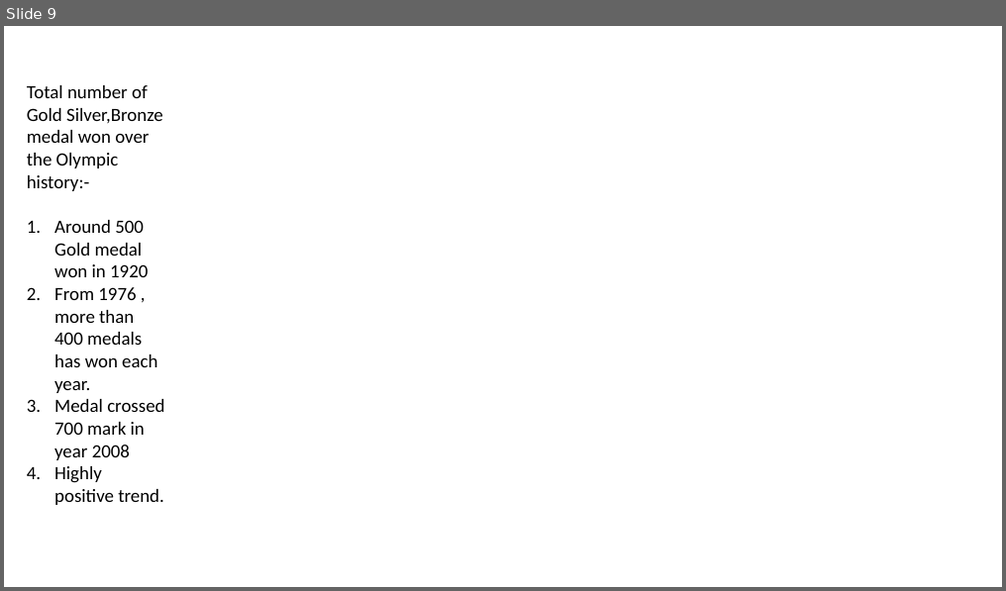
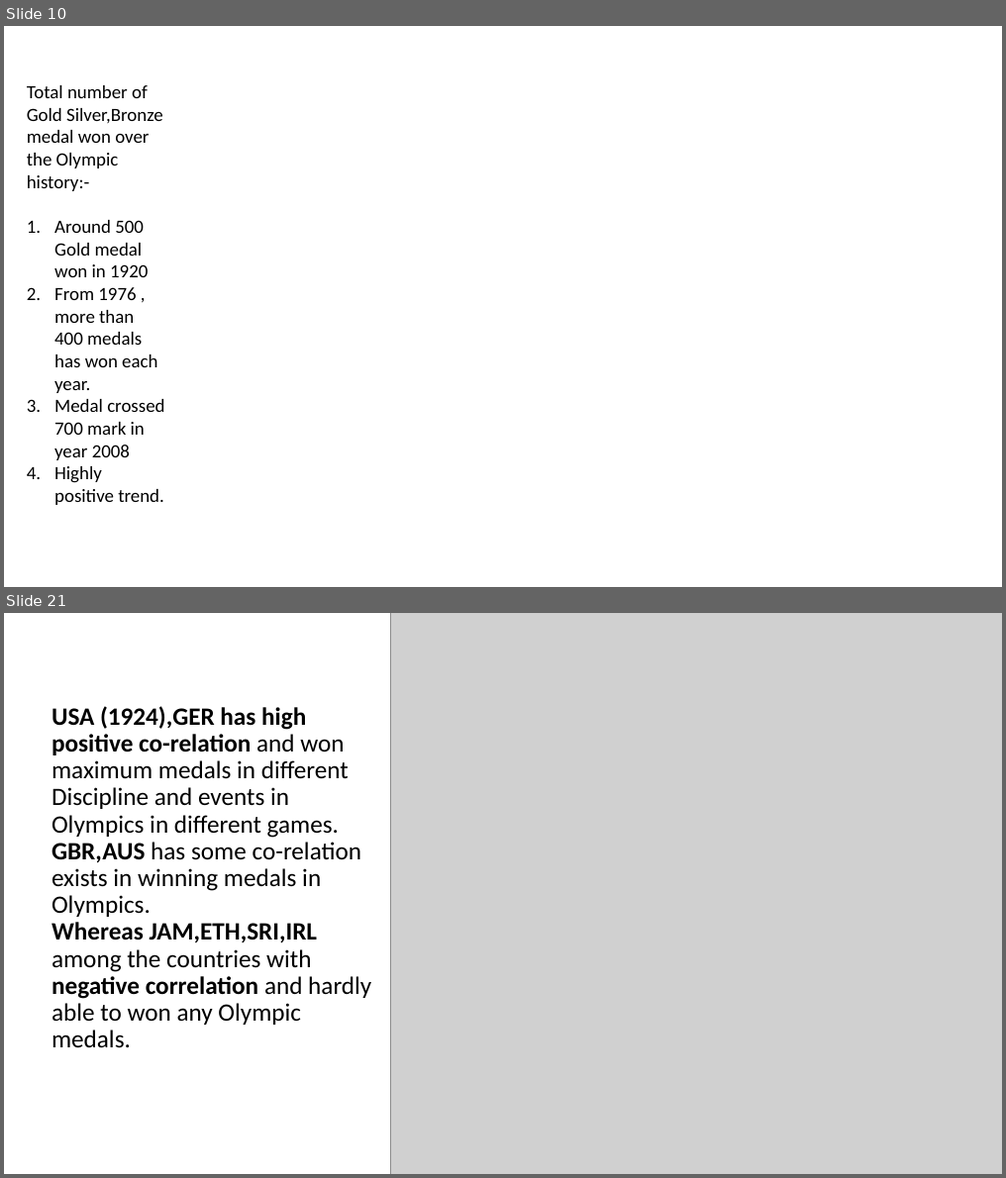
Before and after one commit to harjeet31/Summer-Olympics-EDA, a slide deck: Summer Olympics - EDA.pptx. Shown one above the other, each under a label of ours: slide 9 before the commit, slides 10 and 21 after it; the slides between them are not shown. The pictures are 1006x591 and 1006x1178 pixels, drawn with LibreOffice and Linux fonts; fonts in the diff are those of the drawing; grey boxes stand for pictures; background and template pictures are left out. Boxes give left, top, right and bottom in pixels: in the first picture for what was removed or moved away, otherwise in the second. Text is boxed around its words. In the diff, an @@ line names an element or a change of style, - is before the commit and + after.

```diff
--- a/Summer Olympics - EDA.pptx
+++ b/Summer Olympics - EDA.pptx
@@ slide 21 added at (x1=4, y1=613, x2=1002, y2=1174), background #FFFFFF @@
@@ picture added at (x1=391, y1=613, x2=1002, y2=1174) @@
@@ title added at (x1=52, y1=706, x2=371, y2=1049), 24 pt, text #000000 @@
+USA (1924),GER has high positive co-relation and won maximum medals in different Discipline and events in Olympics in different games.
+GBR,AUS has some co-relation exists in winning medals in Olympics.
+Whereas JAM,ETH,SRI,IRL among the countries with negative correlation and hardly able to won any Olympic medals.
@@ what was slide 9 is now slide 10 @@
```
Also in this commit, not shown: 5 slides changed, 13 other slides added, 2 slides removed, 2 other files.
